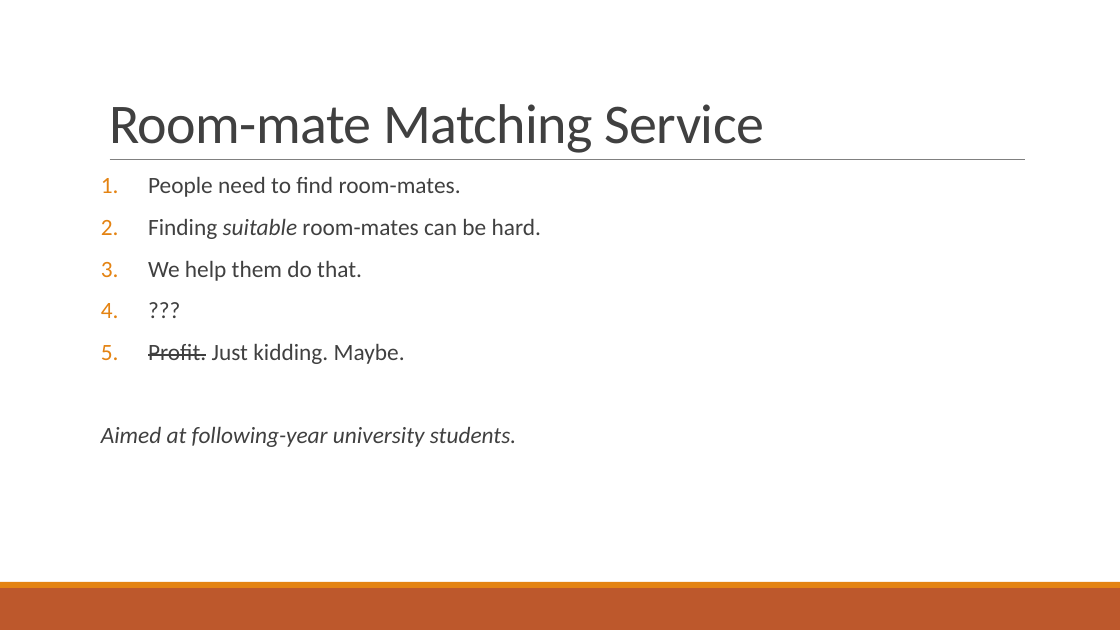
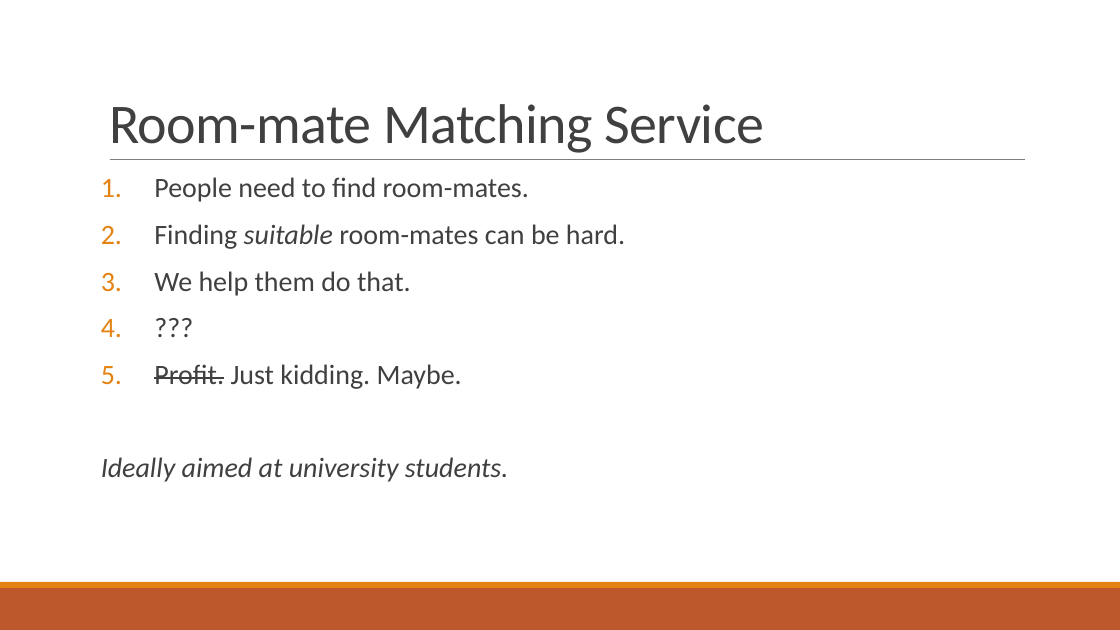
Before and after one commit to dragosthealex/roomies, a slide deck: slide 2 of resources/presentation1/final_presentation.pptx. Drawn at 1120x630 pixels with LibreOffice and Linux fonts; fonts in the diff are those of the drawing. Boxes give left, top, right and bottom in pixels: in the first picture for what was removed or moved away, otherwise in the second. Text is boxed around its words. In the diff, an @@ line names an element or a change of style, - is before the commit and + after.

```diff
--- a/resources/presentation1/final_presentation.pptx
+++ b/resources/presentation1/final_presentation.pptx
@@ text at [154, 177, 625, 389]: size 20 to 24 pt in "People need to find room-mates.", "Finding suitable room-mates can be hard.", "We help them do that.", "???" and 1 more places @@
@@ text at [101, 457, 509, 482]: text changed; size 20 to 24 pt @@
-Aimed at following-year university students.
+Ideally aimed at university students.
```
Also in this commit, not shown: 7 other slides changed, 1 slide removed.
